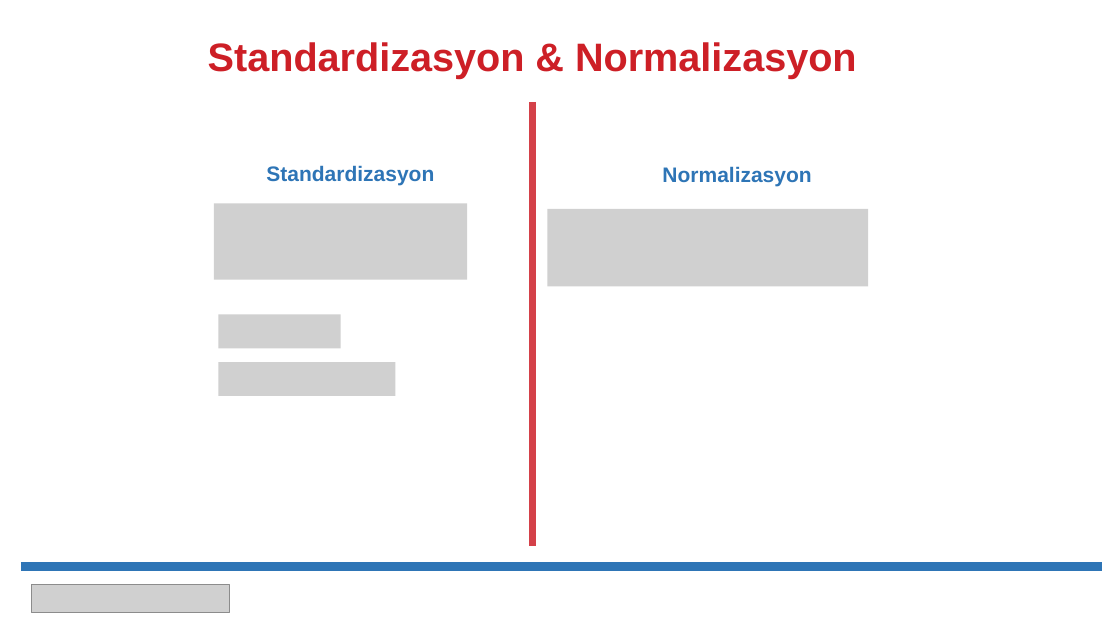
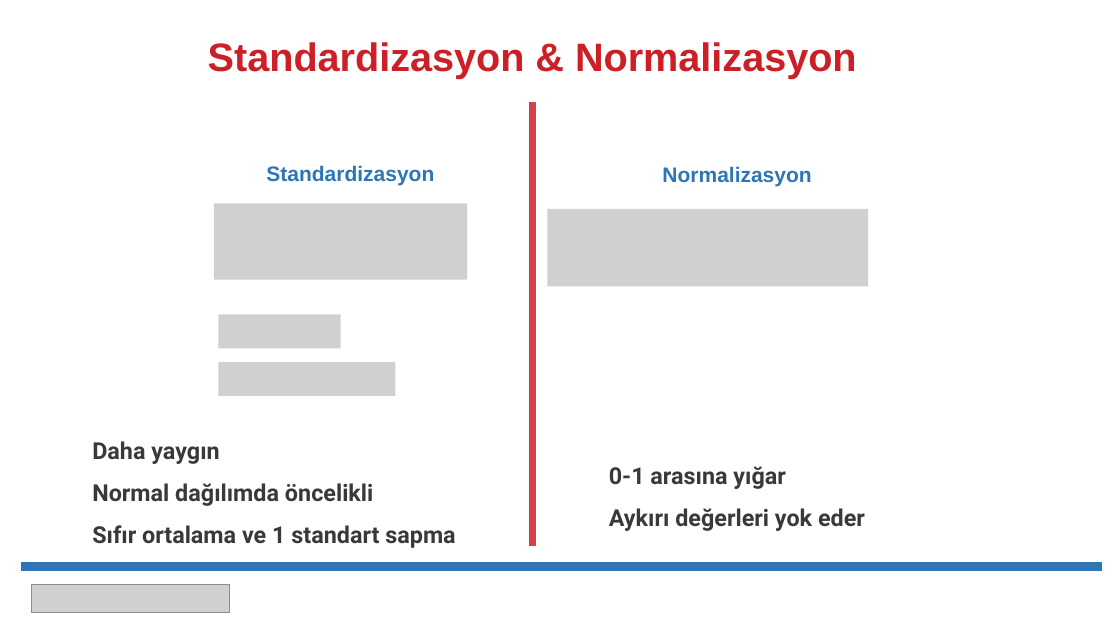
Before and after one commit to erkansirin78/machine-learning-with-python, a slide deck: slide 22 of presentations/02_Data_Preprocessing.pptx. Drawn at 1120x630 pixels with LibreOffice and Linux fonts; fonts in the diff are those of the drawing; grey boxes stand for pictures. Boxes give left, top, right and bottom in pixels: in the first picture for what was removed or moved away, otherwise in the second. Text is boxed around its words. In the diff, an @@ line names an element or a change of style, - is before the commit and + after.

```diff
--- a/presentations/02_Data_Preprocessing.pptx
+++ b/presentations/02_Data_Preprocessing.pptx
@@ text added at (92, 441, 455, 548), 20 pt, text #3B3838, bold @@
+Daha yaygın
+Normal dağılımda öncelikli
+Sıfır ortalama ve 1 standart sapma
@@ text added at (609, 466, 865, 531), 20 pt, text #3B3838, bold @@
+0-1 arasına yığar
+Aykırı değerleri yok eder
```
Also in this commit, not shown: 7 other files.
